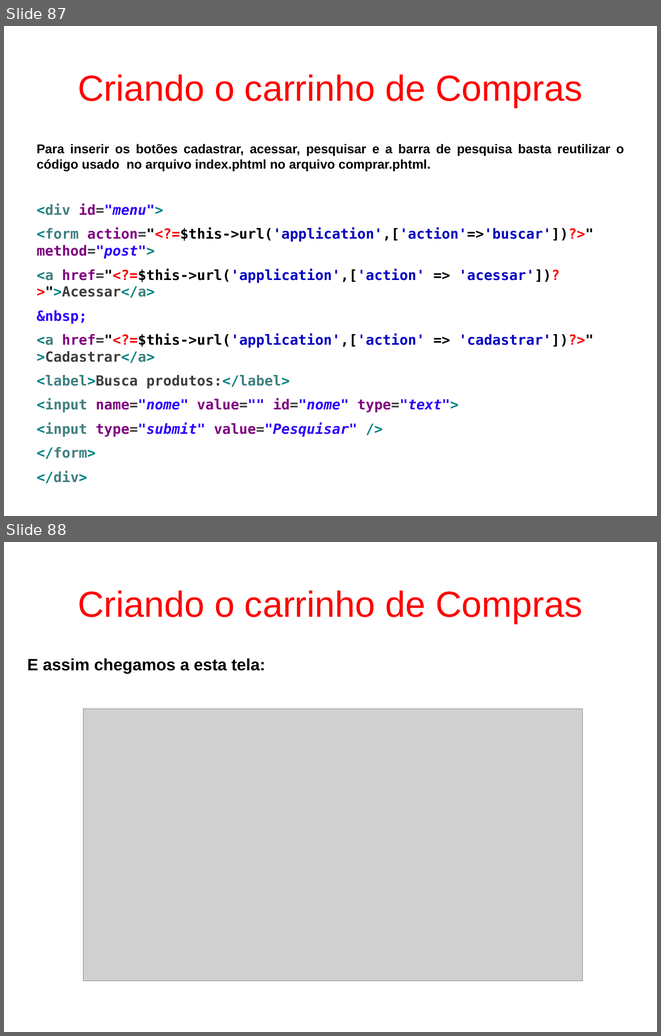
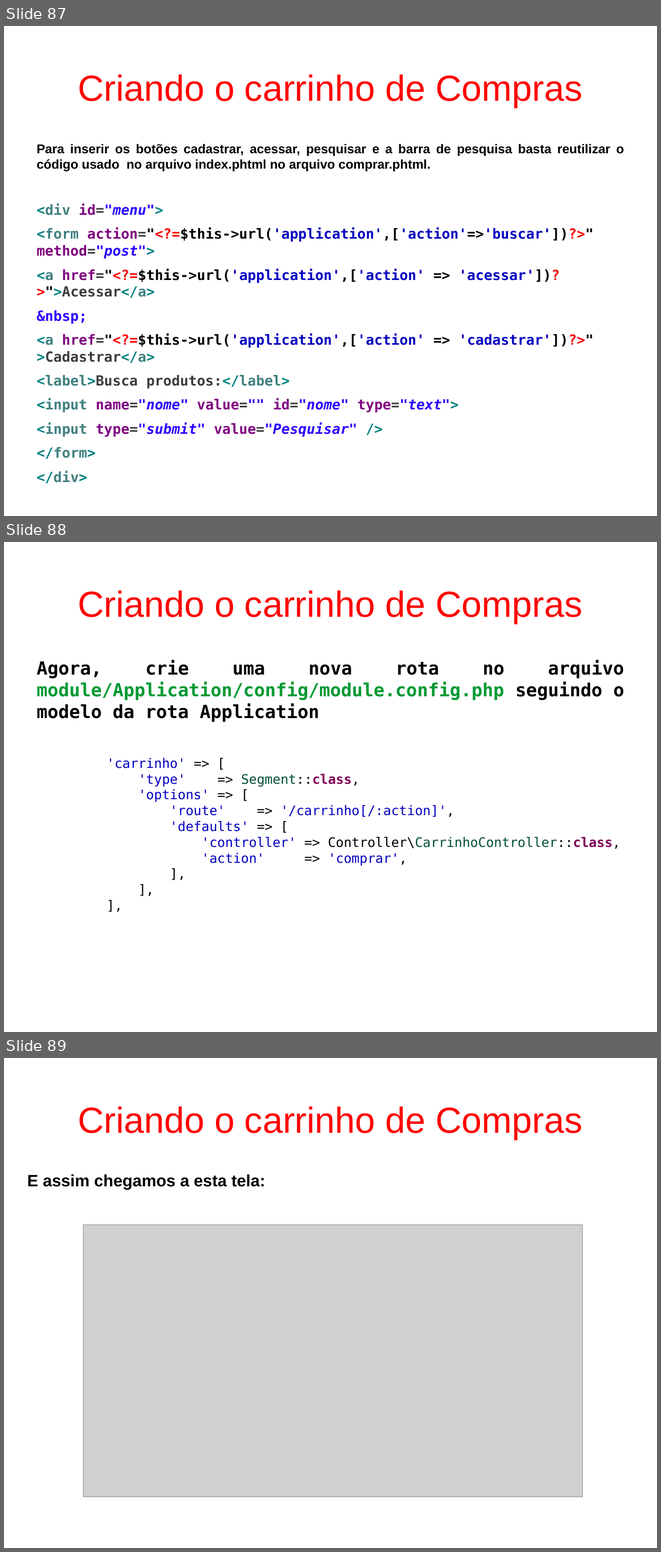
Before and after one commit to fgsl/lojasacme, a slide deck: docs/tutorial.odp. Shown one above the other, each under a label of ours: slides 87 and 88 before the commit, slides 87, 88 and 89 after it. The pictures are 661x1036 and 661x1552 pixels, drawn with LibreOffice and Linux fonts; fonts in the diff are those of the drawing; grey boxes stand for pictures. Boxes give left, top, right and bottom in pixels: in the first picture for what was removed or moved away, otherwise in the second. Text is boxed around its words. In the diff, an @@ line names an element or a change of style, - is before the commit and + after.

```diff
--- a/docs/tutorial.odp
+++ b/docs/tutorial.odp
@@ slide 88 added at (4, 542, 657, 1032), background #FFFFFF @@
@@ title added at (78, 590, 582, 623), 44 pt, text #FF0000 @@
+Criando o carrinho de Compras
@@ text added at (37, 660, 625, 722), 22 pt, text #000000, bold @@
+Agora, crie uma nova rota no arquivo module/Application/config/module.config.php seguindo o modelo da rota Application
@@ text added at (107, 758, 620, 866), 16 pt, text #0000C0 @@
+'carrinho' => [
+'type' => Segment::class,
+'options' => [
+'route' => '/carrinho[/:action]',
+'defaults' => [
+'controller' => Controller\CarrinhoController::class,
+'action' => 'comprar',
+],
+],
+],
@@ what was slide 88 is now slide 89 @@
```
Also in this commit, not shown: 5 other files.
